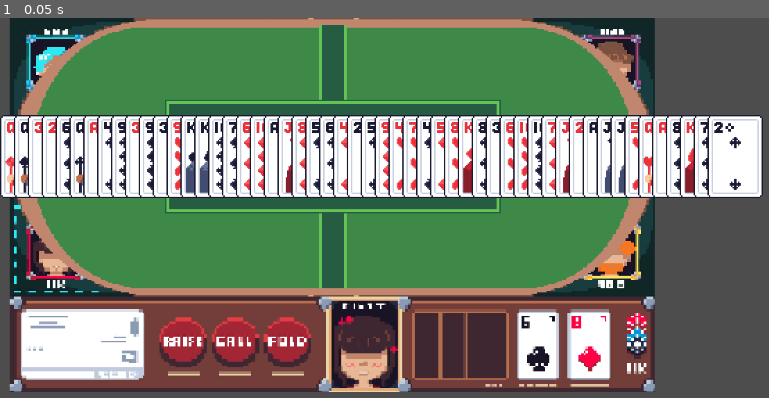
Above: before the commit, frame 1.
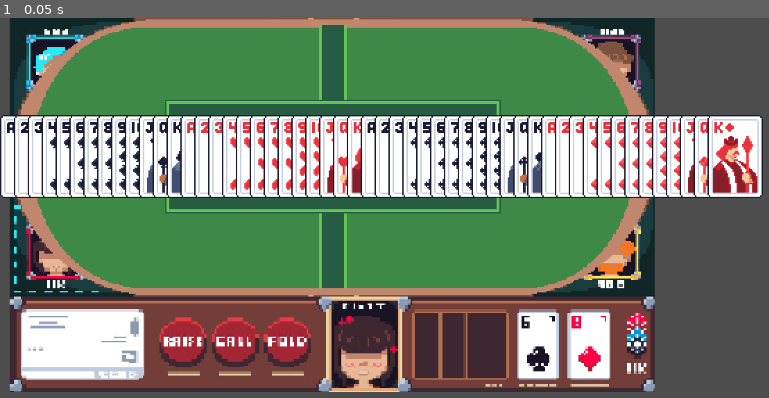
Above: after the commit, the same moment.

Repository: DrRGBaum/PokerAI
Game: Godot game, scene res://scenes/kevin_was_here.tscn
Same seed, same stepped clock (60 frames per second), same inputs: the game is played once before the commit and once after it.
Inputs:
- Up to frame 1 (0.05 s): no input

The runs differ from the first frame. In frame 1, 4.7% of the frame differs, in the area x 0-99%, y 27-47%.

Commit message:
kommentar

Diff:
--- a/scenes/kevin_was_here.tscn
+++ b/scenes/kevin_was_here.tscn
@@ -14,7 +14,7 @@
 # Called when the node enters the scene tree for the first time.
 func _ready():
 	var cardStack = $cardStack
-	cardStack.shuffelCards()
+	# cardStack.shuffelCards()
 	cardStack.display()
 	pass # Replace with function body.
 
